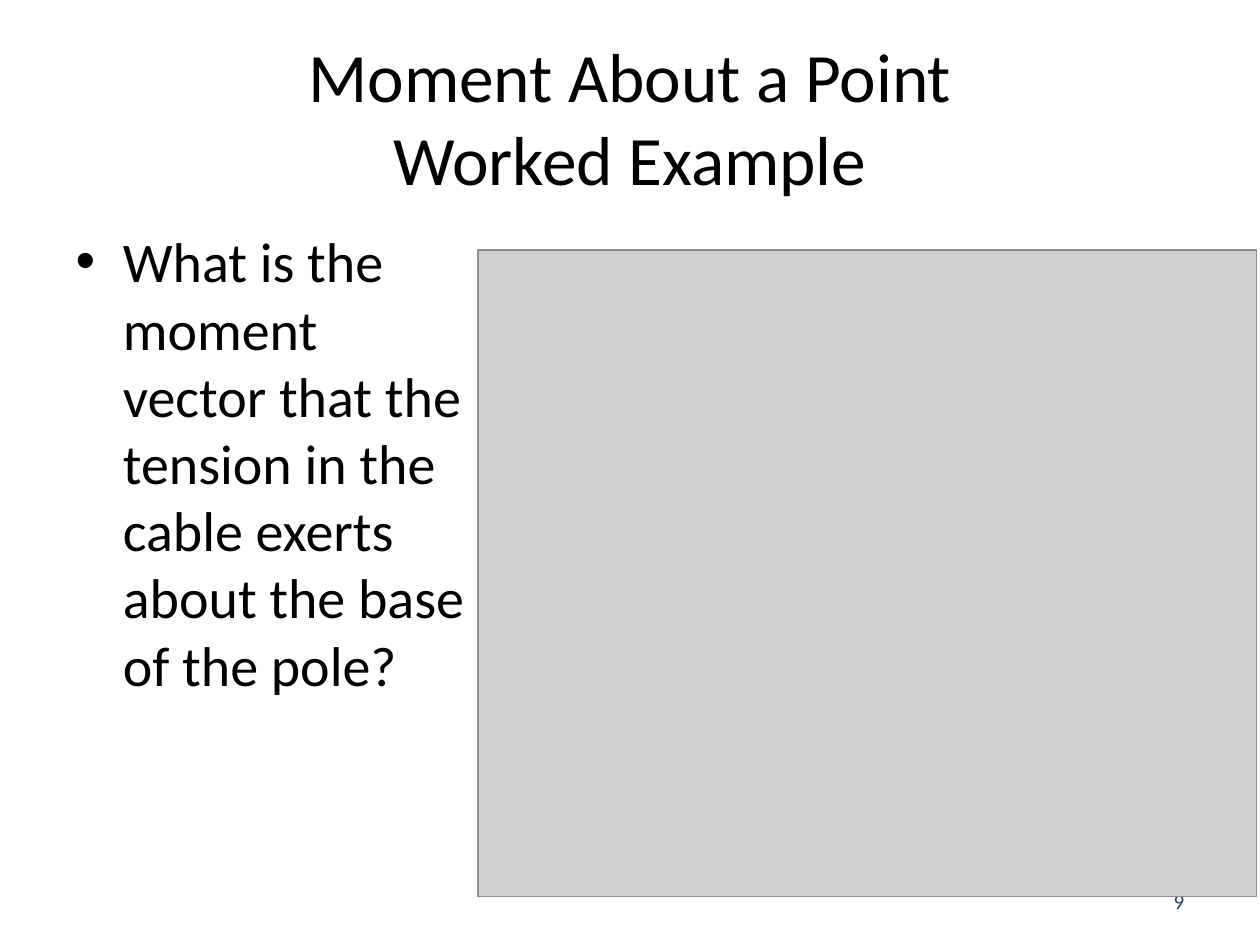
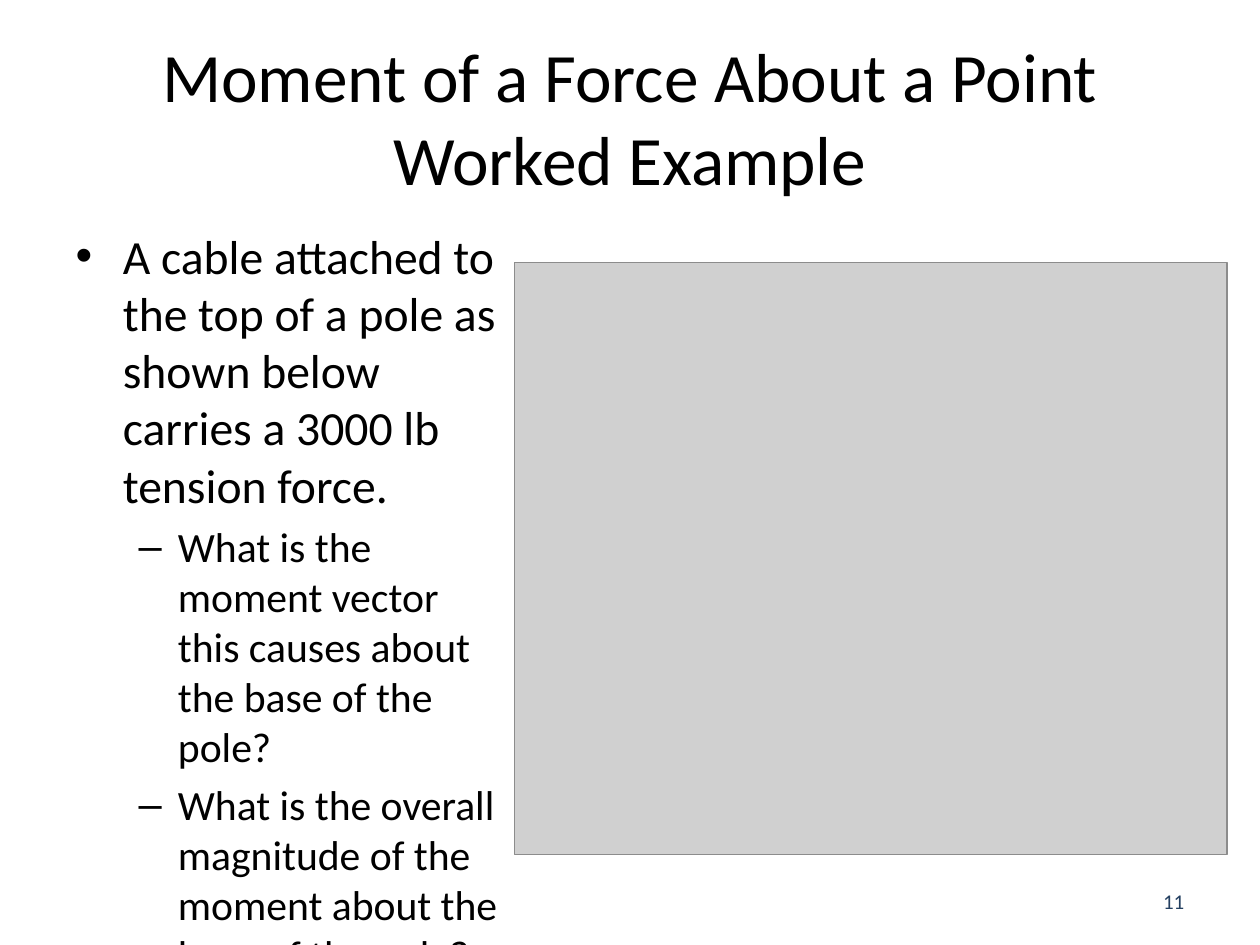
Before and after one commit to JacobMoore/mechanics_textbook, a slide deck: slide 11 of Lecture Slides/VideoLectureSlides/3.4.pptx (slide 9 before the commit). Drawn at 1260x945 pixels with LibreOffice and Linux fonts; fonts in the diff are those of the drawing; grey boxes stand for pictures. Boxes give left, top, right and bottom in pixels: in the first picture for what was removed or moved away, otherwise in the second. Text is boxed around its words. In the diff, an @@ line names an element or a change of style, - is before the commit and + after.

Commit message:
Added Worked Examples Chap 3
Added worked examples, not including videos to chapter 3

```diff
--- a/Lecture Slides/VideoLectureSlides/3.4.pptx
+++ b/Lecture Slides/VideoLectureSlides/3.4.pptx
@@ title at [162,54,1097,197]: text changed @@
-Moment About a Point
-Worked Example
+Moment of a Force About a Point
+Worked Example
@@ text at [123,241,497,921]: text changed; size 32 to 23.8 pt @@
-• What is the moment vector that the tension in the cable exerts about the base of the pole?
+• A cable attached to the top of a pole as shown below carries a 3000 lb tension force.
+  – What is the moment vector this causes about the base of the pole?
+  – What is the overall magnitude of the moment about the base of the pole?
@@ picture: place and size @@
-picture at [478,249,1256,896]
+picture at [514,262,1227,854]
@@ page number at [1163,895,1184,909]: text changed @@
-9
+11
```
Also in this commit, not shown: 1 other slide changed, 2 slides added, 25 other files.
